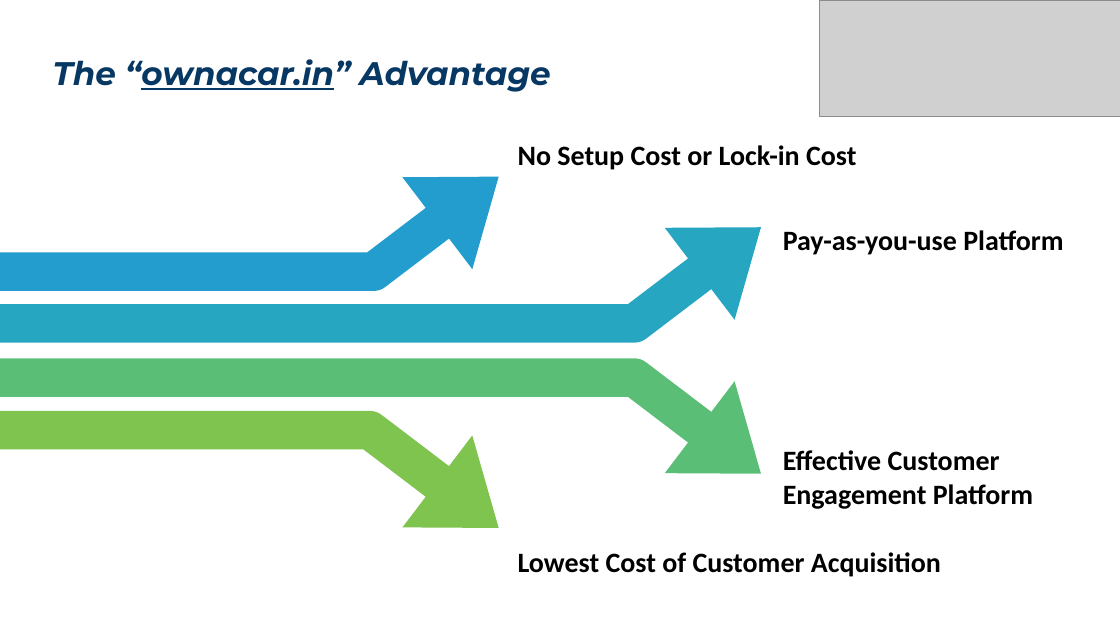
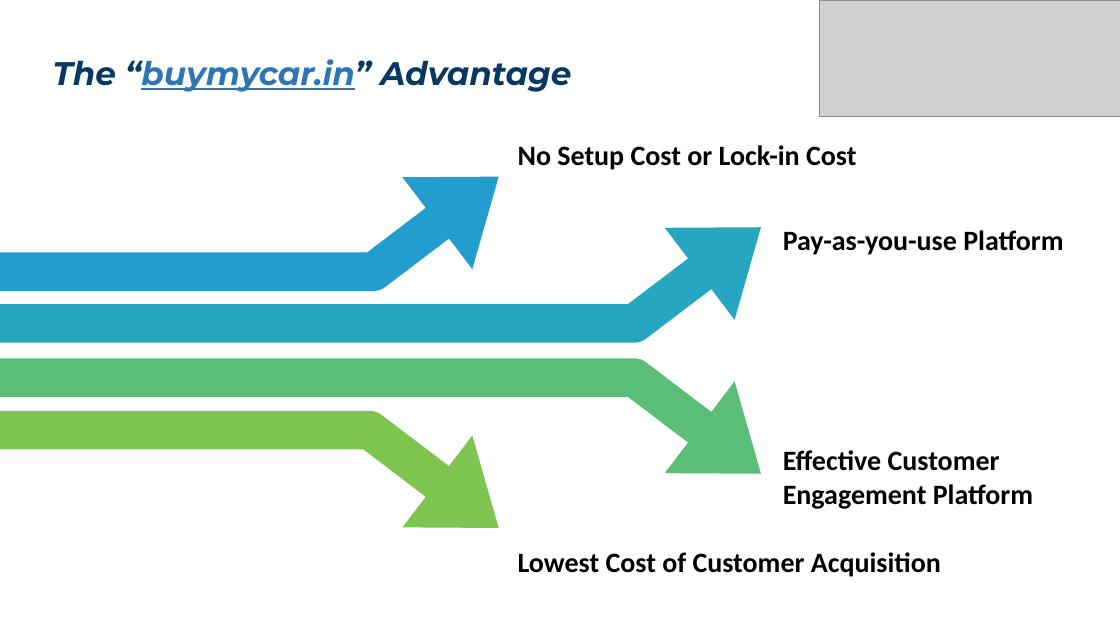
Before and after one commit to venkatesh-prasad-au16/unfinished-work, a slide deck: slide 4 of PPT/FInal/Buy My Car/BuyMyCar.pptx. Drawn at 1120x630 pixels with LibreOffice and Linux fonts; fonts in the diff are those of the drawing; grey boxes stand for pictures. Boxes give left, top, right and bottom in pixels: in the first picture for what was removed or moved away, otherwise in the second. Text is boxed around its words. In the diff, an @@ line names an element or a change of style, - is before the commit and + after.

```diff
--- a/PPT/FInal/Buy My Car/BuyMyCar.pptx
+++ b/PPT/FInal/Buy My Car/BuyMyCar.pptx
@@ text at <box>53,59,571,92</box>: text changed @@
-The “ownacar.in” Advantage
+The “buymycar.in” Advantage
```
Also in this commit, not shown: 2 other slides changed, 2 other files.
